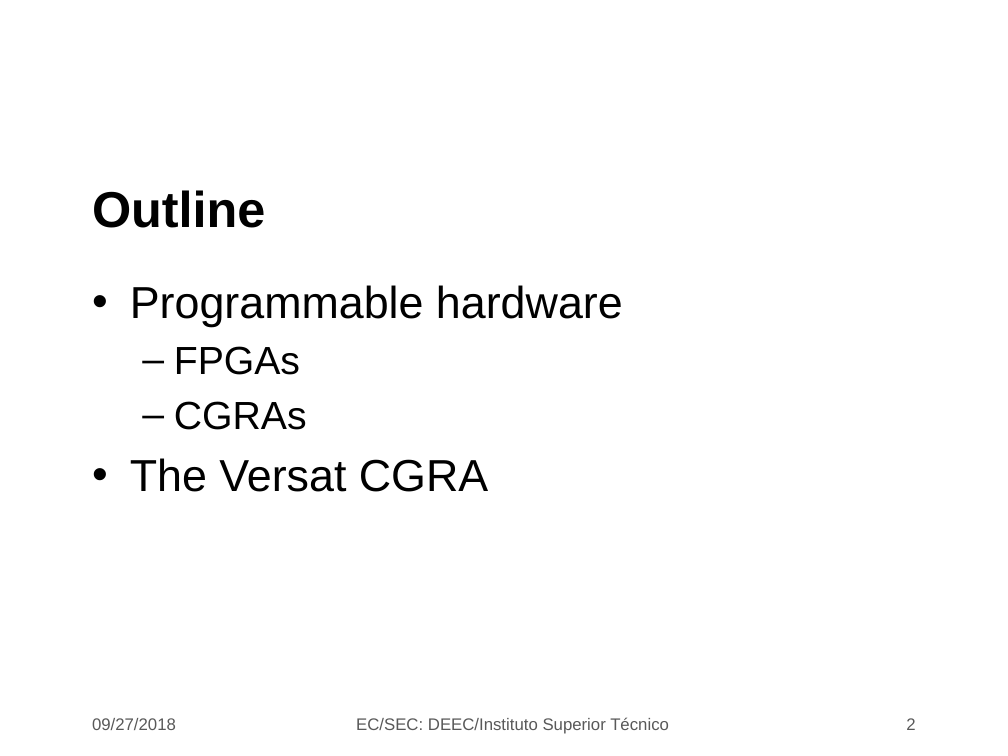
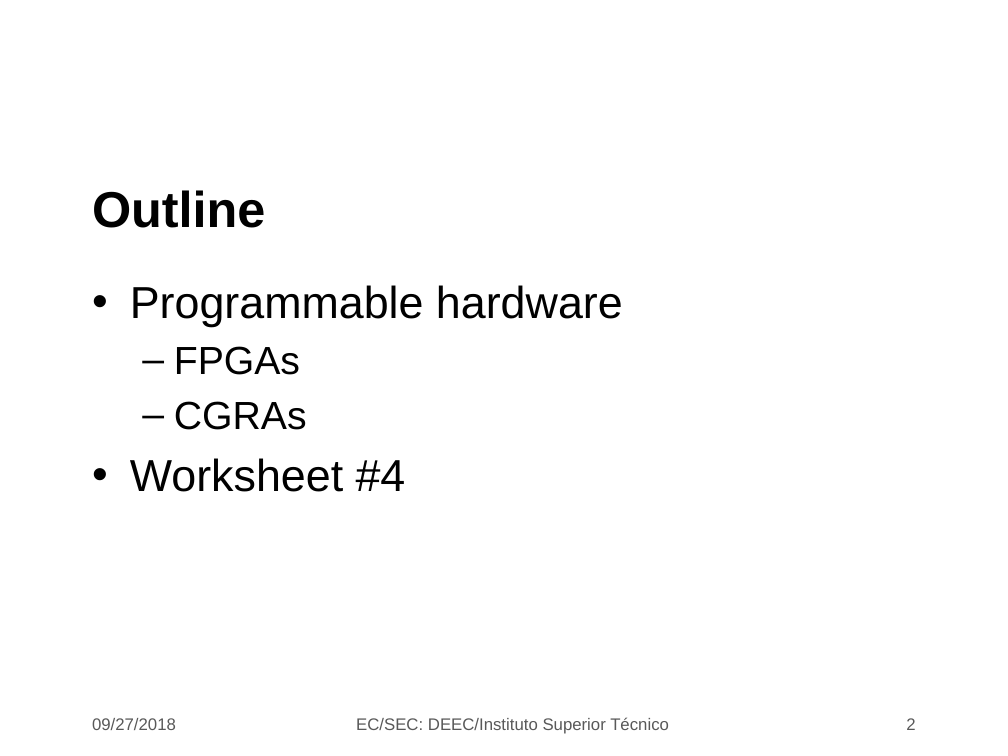
Before and after one commit to jjts/ist-sec, a slide deck: slide 2 of lectures/l4_fpgas/Lecture_13.odp. Drawn at 1008x756 pixels with LibreOffice and Linux fonts; fonts in the diff are those of the drawing; background and template pictures are left out. Boxes give left, top, right and bottom in pixels: in the first picture for what was removed or moved away, otherwise in the second. Text is boxed around its words. In the diff, an @@ line names an element or a change of style, - is before the commit and + after.

```diff
--- a/lectures/l4_fpgas/Lecture_13.odp
+++ b/lectures/l4_fpgas/Lecture_13.odp
@@ text at box(130, 458, 406, 492): text changed @@
-• The Versat CGRA
+• Worksheet #4
```
Also in this commit, not shown: 1 other slide changed.
